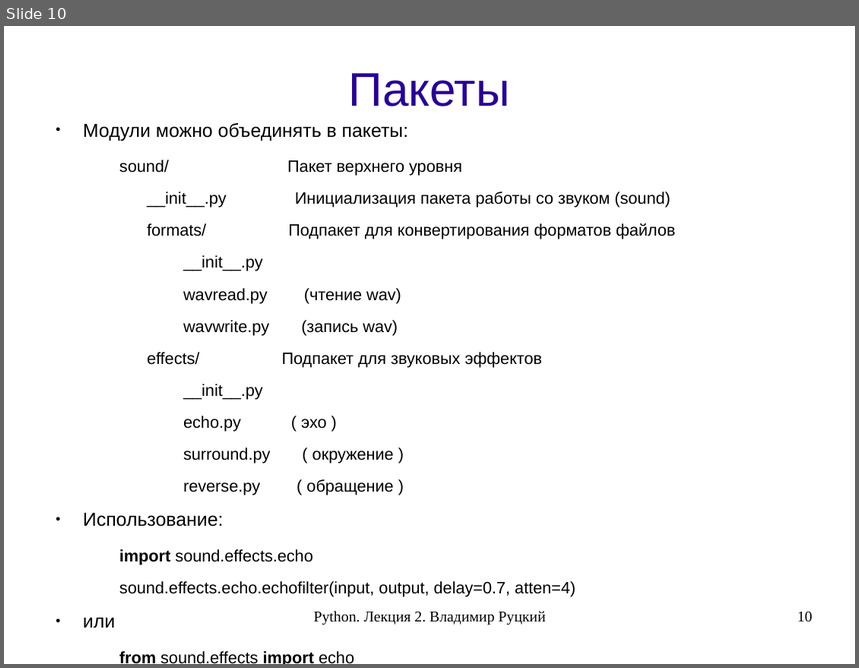
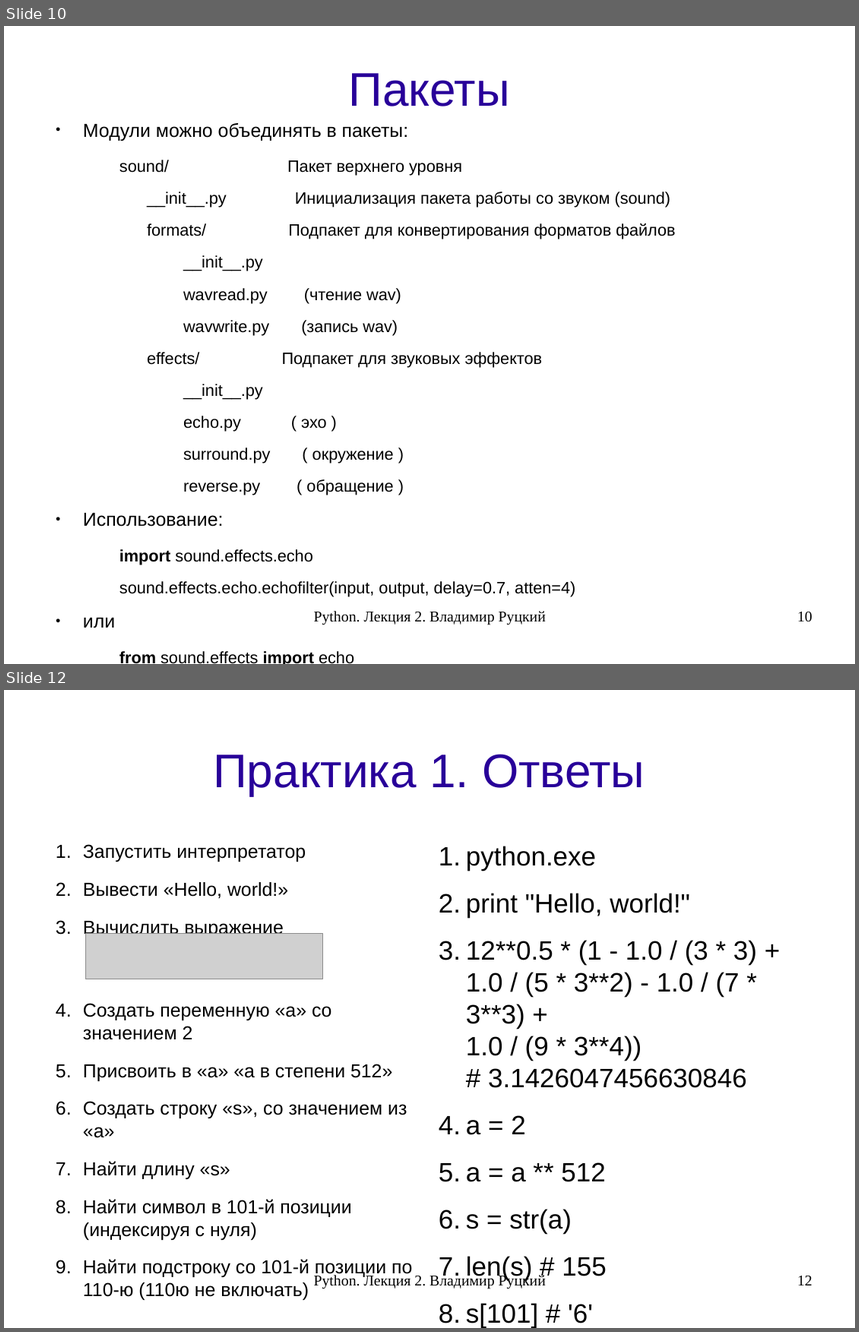
Before and after one commit to rutsky/python-course, a slide deck: 02_classes_modules.odp. Shown one above the other, each under a label of ours: slide 10 before the commit, slides 10 and 12 after it; the slides between them are not shown. The pictures are 859x668 and 859x1332 pixels, drawn with LibreOffice and Linux fonts; fonts in the diff are those of the drawing; grey boxes stand for pictures. Boxes give left, top, right and bottom in pixels: in the first picture for what was removed or moved away, otherwise in the second. Text is boxed around its words. In the diff, an @@ line names an element or a change of style, - is before the commit and + after.

```diff
--- a/02_classes_modules.odp
+++ b/02_classes_modules.odp
@@ slide 12 added at bbox=[4, 690, 855, 1328], background #FFFFFF @@
@@ title added at bbox=[213, 754, 645, 796], 44 pt, text #280099 @@
+Практика 1. Ответы
@@ text added at bbox=[83, 844, 412, 1300], 17.6 pt, text #000000 @@
+1. Запустить интерпретатор
+2. Вывести «Hello, world!»
+3. Вычислить выражение
+4. Создать переменную «a» со значением 2
+5. Присвоить в «a» «a в степени 512»
+6. Создать строку «s», со значением из «a»
+7. Найти длину «s»
+8. Найти символ в 101-й позиции (индексируя с нуля)
+9. Найти подстроку со 101-й позиции по 110-ю (110ю не включать)
@@ text added at bbox=[466, 846, 757, 1328], 24.8 pt, text #000000 @@
+1. python.exe
+2. print "Hello, world!"
+3. 12**0.5 * (1 - 1.0 / (3 * 3) +
+   1.0 / (5 * 3**2) - 1.0 / (7 * 3**3) +
+   1.0 / (9 * 3**4))
+   # 3.1426047456630846
+4. a = 2
+5. a = a ** 512
+6. s = str(a)
+7. len(s) # 155
+8. s[101] # '6'
+9. s[101:110] # '690031858'
@@ picture added at bbox=[86, 934, 323, 980] @@
@@ text added at bbox=[314, 1274, 546, 1290], 14 pt, text #000000 @@
+Python. Лекция 2. Владимир Руцкий
@@ page number added at bbox=[797, 1276, 813, 1286], 14 pt, text #000000 @@
+12
```
Also in this commit, not shown: 1 slide changed, 5 other slides added, 3 other files.
